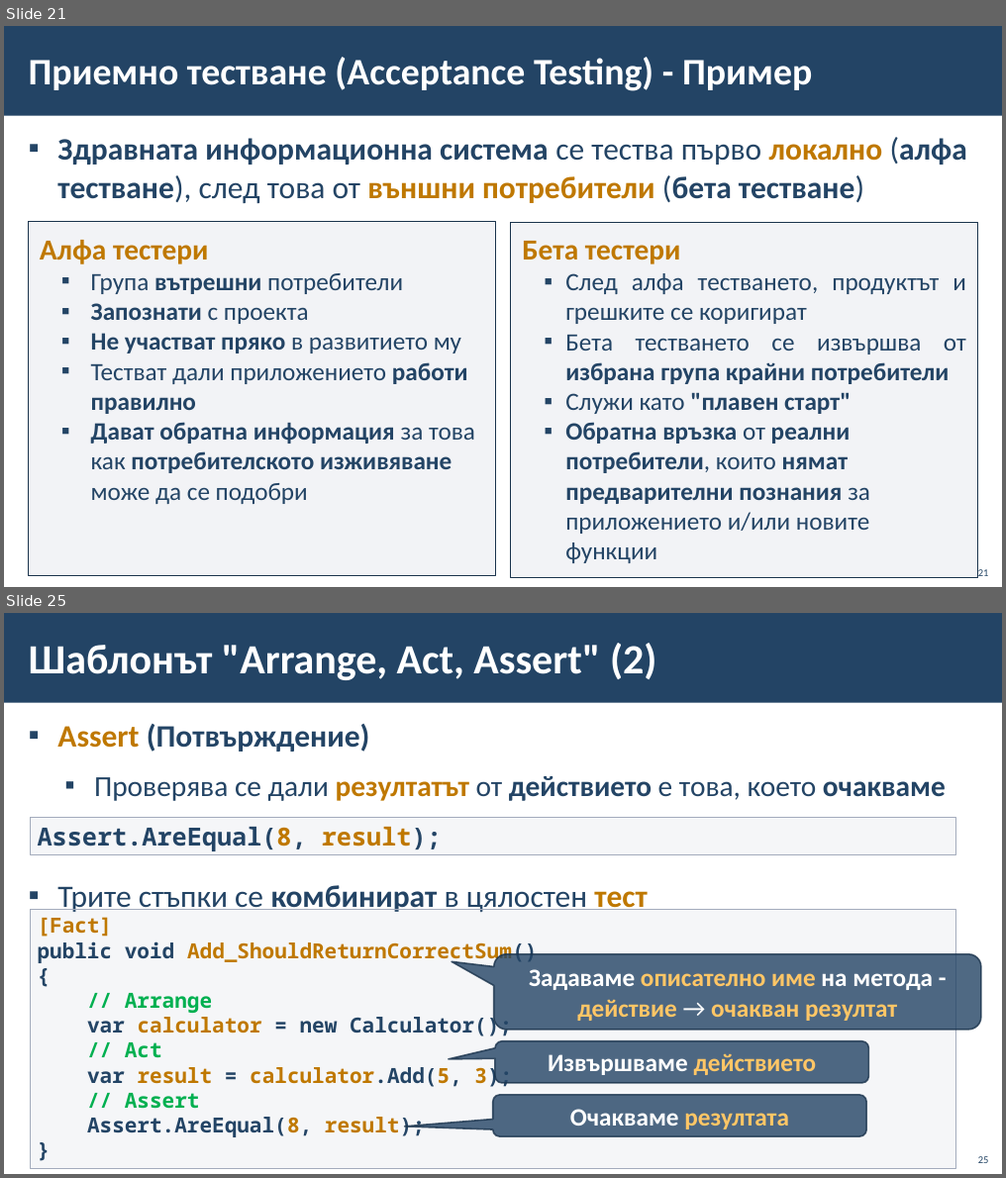
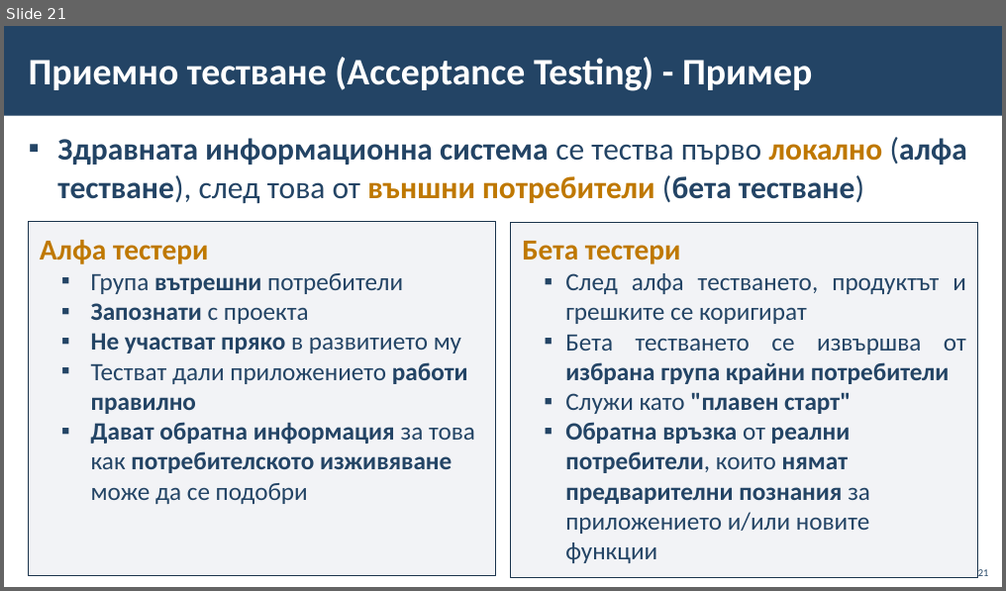
Before and after one commit to BG-IT-Edu/School-Programming, a slide deck: Courses/Software-Sciences/Module-4-Information-Systems-New/13-Information-System-Testing/13-Information-System-Testing.pptx. Shown one above the other, each under a label of ours: slides 21 and 25 before the commit, slide 21 after it; the slides between them are not shown. The pictures are 1006x1178 and 1006x591 pixels, drawn with LibreOffice and Linux fonts; fonts in the diff are those of the drawing; background and template pictures are left out. Boxes give left, top, right and bottom in pixels: in the first picture for what was removed or moved away, otherwise in the second. Text is boxed around its words. In the diff, an @@ line names an element or a change of style, - is before the commit and + after.

```diff
--- a/Courses/Software-Sciences/Module-4-Information-Systems-New/13-Information-System-Testing/13-Information-System-Testing.pptx
+++ b/Courses/Software-Sciences/Module-4-Information-Systems-New/13-Information-System-Testing/13-Information-System-Testing.pptx
@@ slide 25 removed at [4,613,1002,1174], background #FFFFFF; not listed: 1 template element that a slide beside it also shows @@
@@ title removed at [29,643,656,680] @@
-Шаблонът "Arrange, Act, Assert" (2)
@@ text removed at [57,724,945,913] @@
-▪ Assert (Потвърждение)
-  ▪ Проверява се дали резултатът от действието е това, което очакваме
-▪ Трите стъпки се комбинират в цялостен тест
@@ rectangle removed at [30,818,956,856] @@
-Assert.AreEqual(8, result);
@@ rectangle removed at [30,909,956,1169] @@
-[Fact]
-public void Add_ShouldReturnCorrectSum()
-{
-// Arrange
-var calculator = new Calculator();
-// Act
-var result = calculator.Add(5, 3);
-// Assert
-Assert.AreEqual(8, result);
-}
@@ rounded speech box removed at [494,955,981,1030] @@
-Задаваме описателно име на метода - действие → очакван резултат
@@ rounded speech box removed at [495,1042,868,1083] @@
-Извършваме действието
@@ rounded speech box removed at [493,1095,866,1137] @@
-Очакваме резултата
@@ page number removed at [978,1157,989,1163] @@
-25
```
Also in this commit, not shown: 2 slides changed, 5 slides added, 19 other slides removed.
